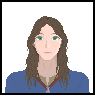
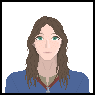
Layered file, before and after one edit (95x95). Changes by layer:
showed "kohl" over bbox(35, 36, 60, 40)
painted on "Background" over bbox(44, 51, 51, 54)